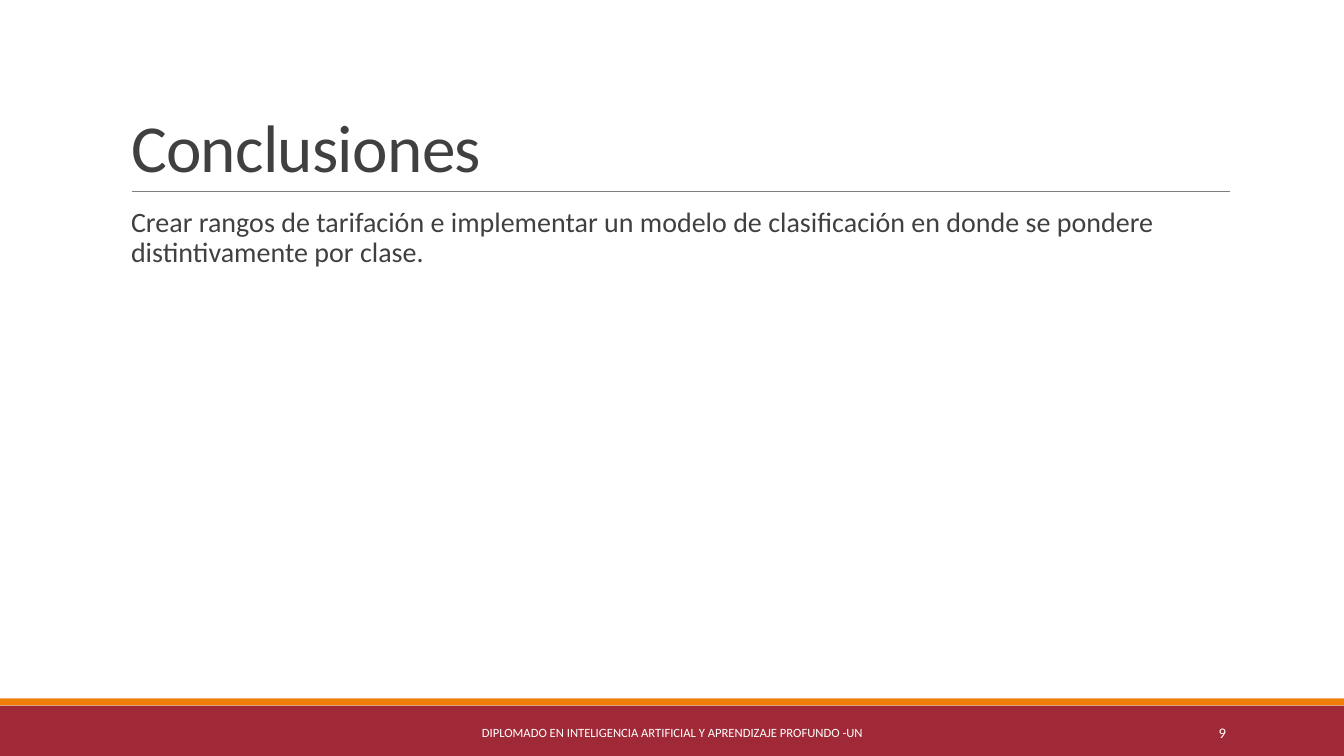
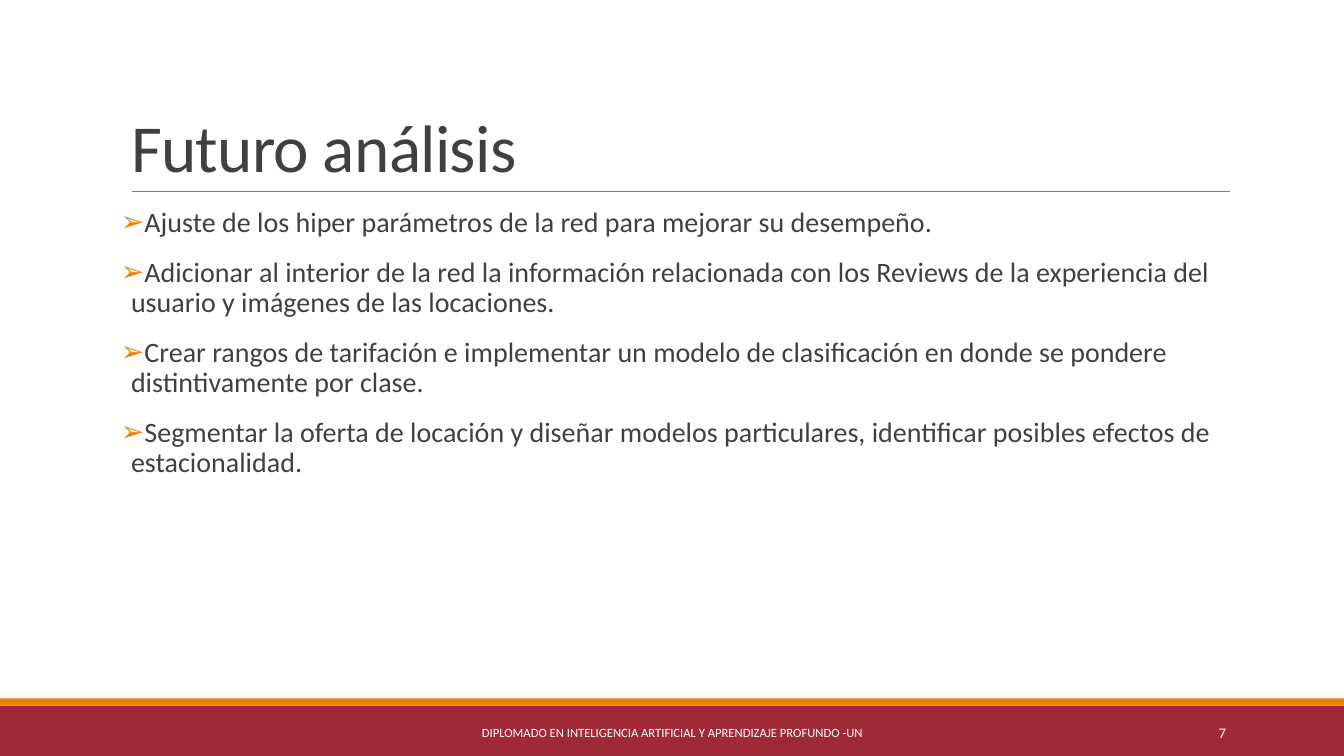
Before and after one commit to anmarphy/Airbnb-Deep-Learning-Pricing-Model, a slide deck: slide 7 of Presentacion_v1.pptx (slide 9 before the commit). Drawn at 1344x756 pixels with LibreOffice and Linux fonts; fonts in the diff are those of the drawing. Boxes give left, top, right and bottom in pixels: in the first picture for what was removed or moved away, otherwise in the second. Text is boxed around its words. In the diff, an @@ line names an element or a change of style, - is before the commit and + after.

```diff
--- a/Presentacion_v1.pptx
+++ b/Presentacion_v1.pptx
@@ title at (131,125,516,173): text changed @@
-Conclusiones
+Futuro análisis
@@ text at (131,212,1208,317): paragraphs added @@
+➢ Ajuste de los hiper parámetros de la red para mejorar su desempeño.
+➢ Adicionar al interior de la red la información relacionada con los Reviews de la experiencia del usuario y imágenes de las locaciones.
@@ text at (131,342,1166,397): bullet   to ➢ @@
@@ text at (131,422,1210,472): paragraph added @@
+➢ Segmentar la oferta de locación y diseñar modelos particulares, identificar posibles efectos de estacionalidad.
@@ page number at (1219,728,1226,738): text changed @@
-9
+7
```
Also in this commit, not shown: 6 other slides changed, 2 slides removed.
